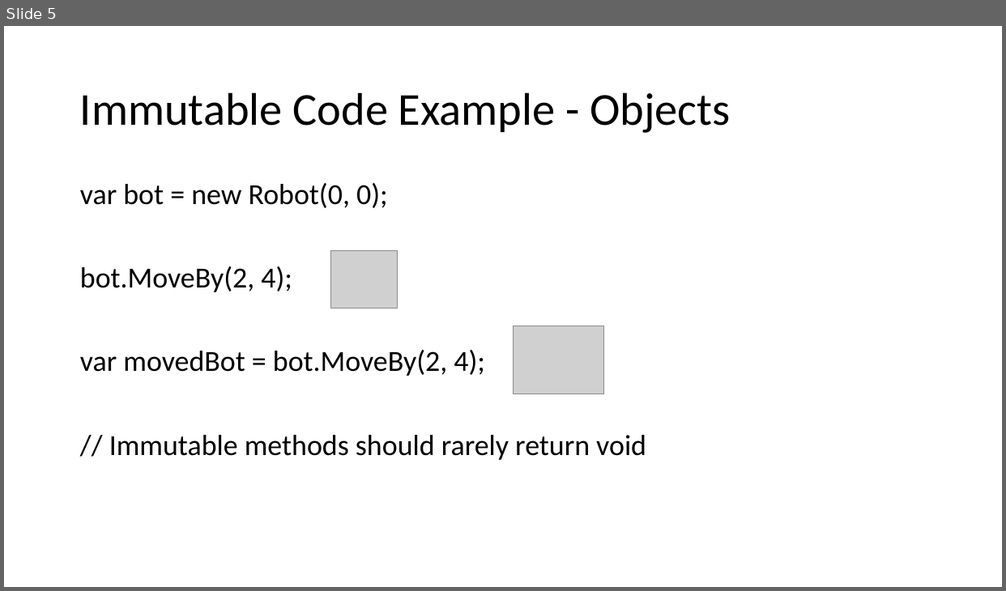
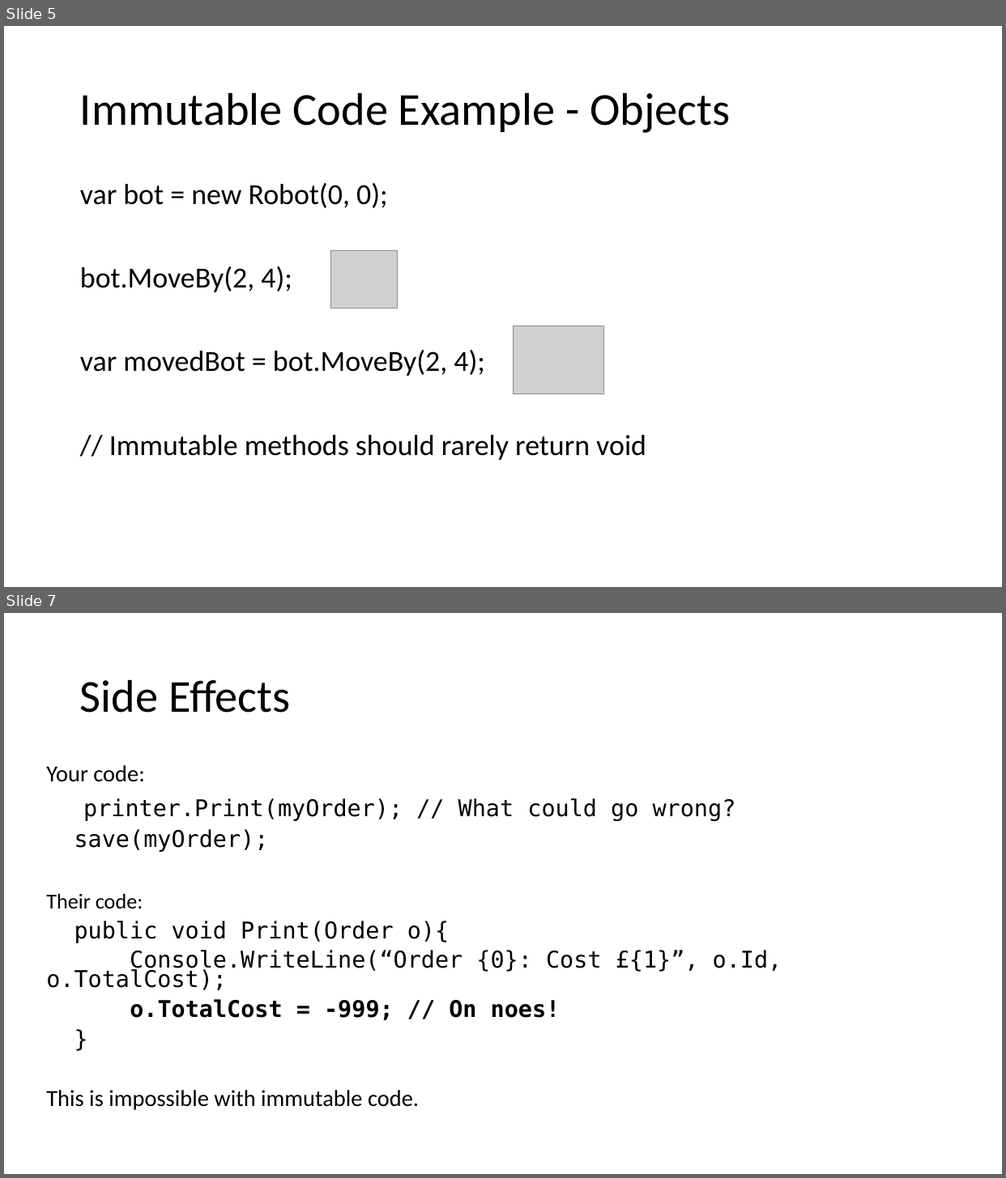
Before and after one commit to relentless/ImmutabilityDojo, a slide deck: Immutability Dojo.pptx. Shown one above the other, each under a label of ours: slide 5 before the commit, slides 5 and 7 after it; the slides between them are not shown. The pictures are 1006x591 and 1006x1178 pixels, drawn with LibreOffice and Linux fonts; fonts in the diff are those of the drawing; grey boxes stand for pictures. Boxes give left, top, right and bottom in pixels: in the first picture for what was removed or moved away, otherwise in the second. Text is boxed around its words. In the diff, an @@ line names an element or a change of style, - is before the commit and + after.

```diff
--- a/Immutability Dojo.pptx
+++ b/Immutability Dojo.pptx
@@ slide 7 added at (4, 613, 1002, 1174), background #FFFFFF @@
@@ title added at (80, 679, 290, 713), 44 pt, text #000000 @@
+Side Effects
@@ text added at (46, 765, 782, 1110), 22.2 pt, text #000000 @@
+Your code:
+printer.Print(myOrder); // What could go wrong?
+save(myOrder);
+Their code:
+public void Print(Order o){
+Console.WriteLine(“Order {0}: Cost £{1}”, o.Id, o.TotalCost);
+o.TotalCost = -999; // On noes!
+}
+This is impossible with immutable code.
```
Also in this commit, not shown: 4 slides changed, 4 other slides added, 1 other file.
